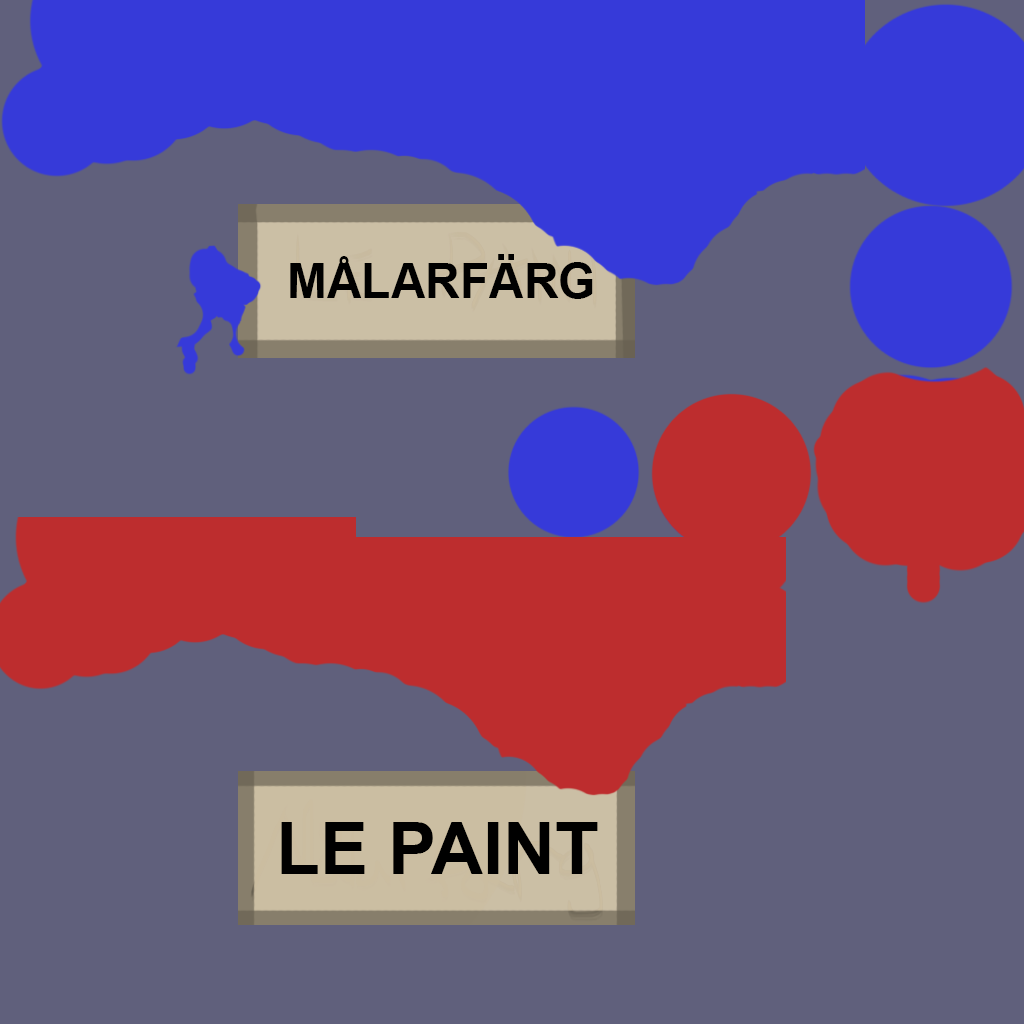
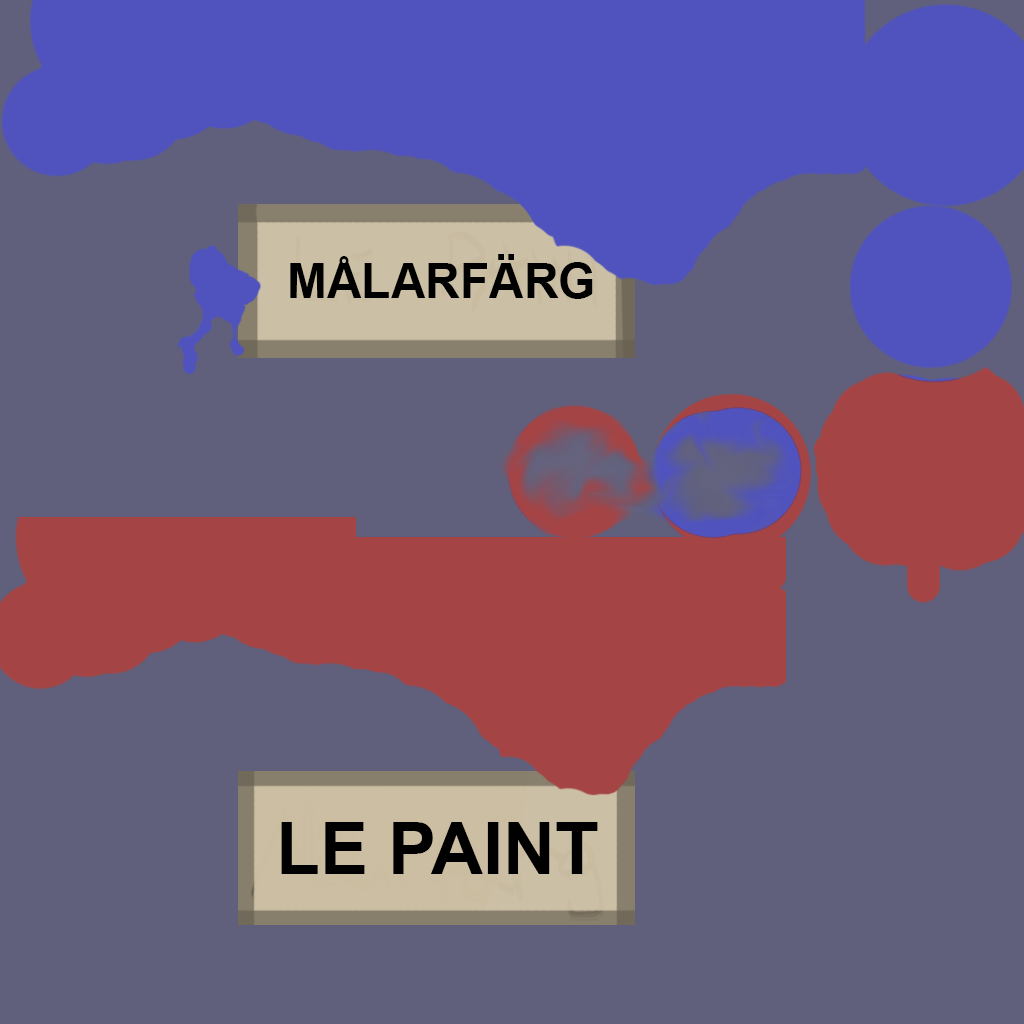
Layer changes from the first w=1024, h=1024 image to the second:
added group "Group 1" with 2 layers above "MÅLARFÄRG" over [0, 0, 1024, 796]
moved "Layer 5 copy" into group "Group 1", painted on it over [0, 366, 1024, 796]
moved "Layer 5" into group "Group 1", painted on it over [1, 0, 1024, 553]
